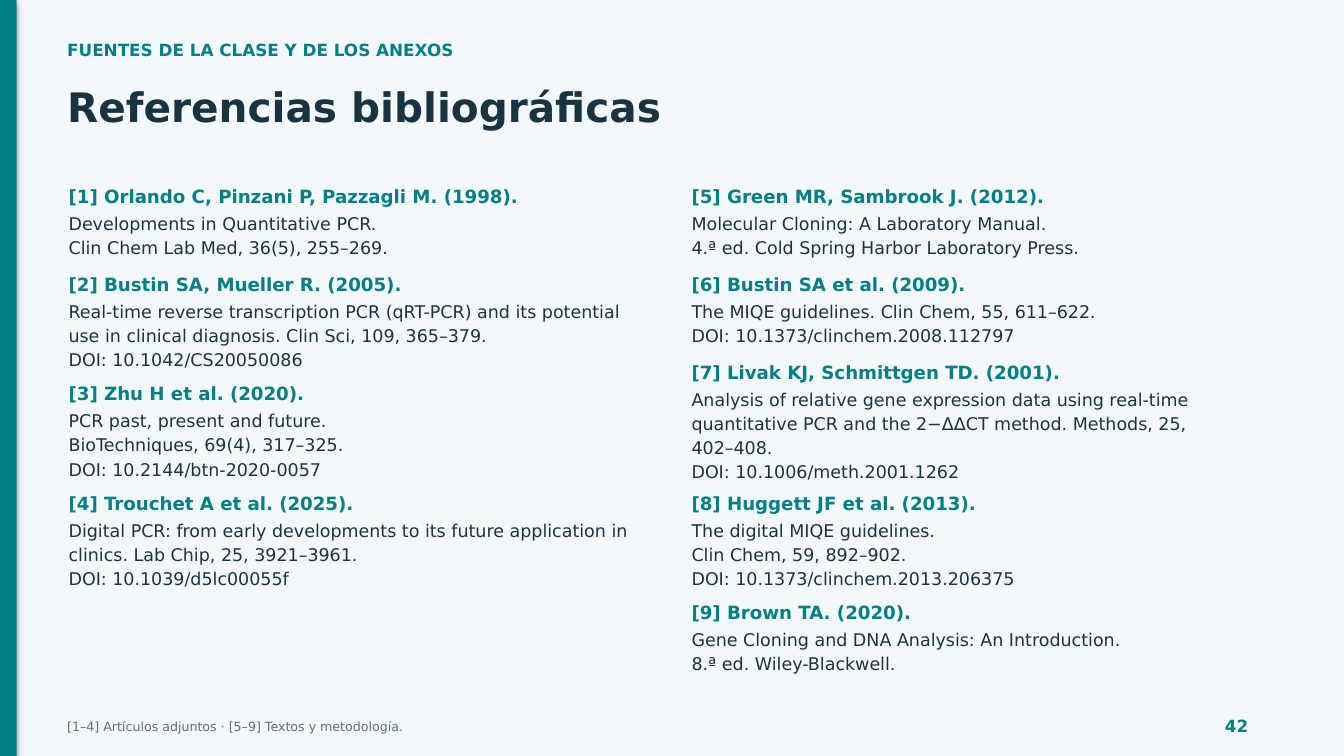
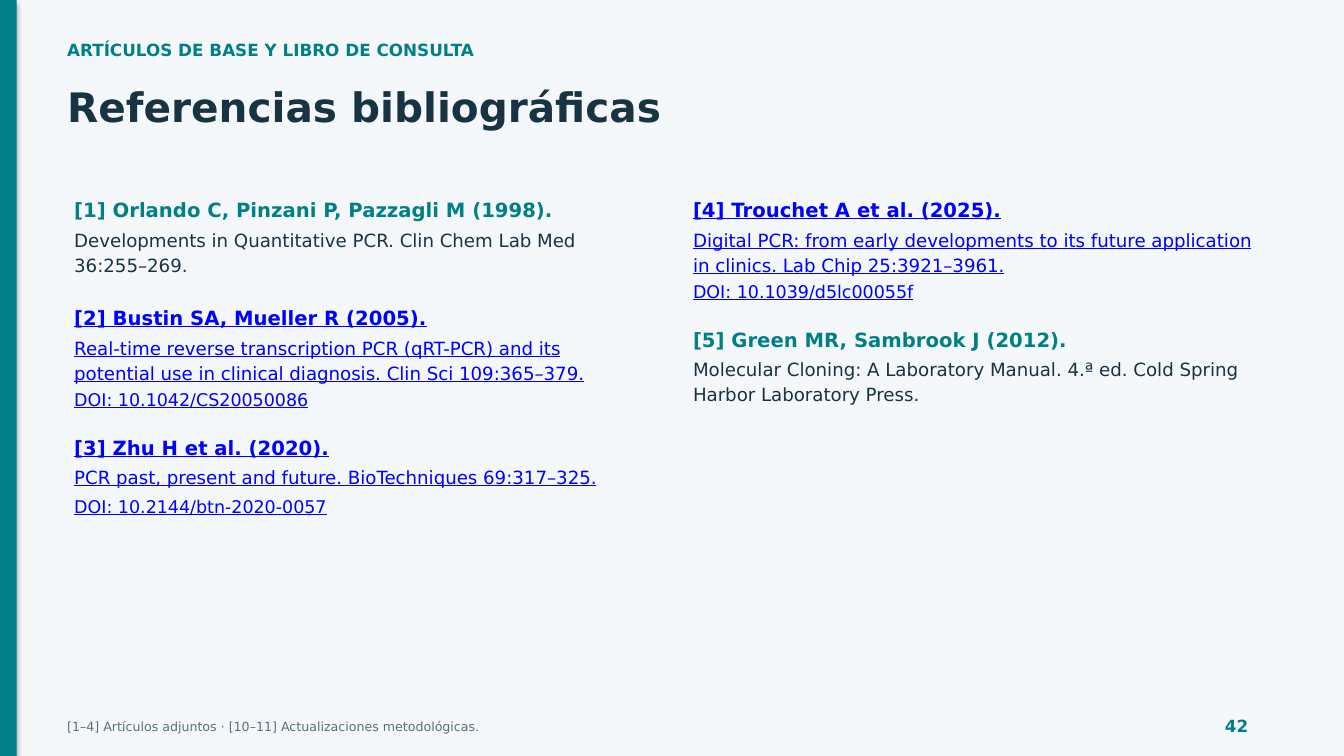
Before and after one commit to espinemilia02-design/Clases2026, a slide deck: slide 42 of pcr_comparada_40min/PCR_40min_con_anexos.pptx. Drawn at 1344x756 pixels with LibreOffice and Linux fonts; fonts in the diff are those of the drawing. Boxes give left, top, right and bottom in pixels: in the first picture for what was removed or moved away, otherwise in the second. Text is boxed around its words. In the diff, an @@ line names an element or a change of style, - is before the commit and + after.

Commit message:
Rehacer la clase de PCR con caso conductor, señales fluorescentes y cálculos guiados

```diff
--- a/pcr_comparada_40min/PCR_40min_con_anexos.pptx
+++ b/pcr_comparada_40min/PCR_40min_con_anexos.pptx
@@ text at [67, 43, 474, 57]: text changed @@
-FUENTES DE LA CLASE Y DE LOS ANEXOS
+ARTÍCULOS DE BASE Y LIBRO DE CONSULTA
@@ text at [74, 202, 552, 222]: text changed; size 13 to 14 pt @@
-[1] Orlando C, Pinzani P, Pazzagli M. (1998).
+[1] Orlando C, Pinzani P, Pazzagli M (1998).
@@ text "[4] Trouchet A et al. ..." at [693, 202, 1001, 220]: size 13 to 14 pt, text colour #007F86 to #0000FF, underline on @@
@@ text "[4] Trouchet A et al. ...": place and size @@
-text "[4] Trouchet A et al. ..." at [69, 496, 353, 513]
+text "[4] Trouchet A et al. ..." at [693, 202, 1001, 220]
@@ text at [74, 233, 575, 273]: text changed; size 12.5 to 13 pt @@
-Developments in Quantitative PCR.
-Clin Chem Lab Med, 36(5), 255–269.
+Developments in Quantitative PCR. Clin Chem Lab Med
+36:255–269.
@@ text added at [693, 233, 1251, 276], 13 pt, text #0000FF, underline @@
+Digital PCR: from early developments to its future application
+in clinics. Lab Chip 25:3921–3961.
@@ text at [693, 284, 914, 300]: text changed; size 13 to 12.5 pt; text colour #007F86 to #0000FF; bold off @@
-[6] Bustin SA et al. (2009).
+DOI: 10.1039/d5lc00055f
@@ text at [74, 310, 426, 331]: text changed; size 13 to 14 pt; text colour #007F86 to #0000FF @@
-[2] Bustin SA, Mueller R. (2005).
+[2] Bustin SA, Mueller R (2005).
@@ text removed at [692, 304, 1096, 344] @@
-The MIQE guidelines. Clin Chem, 55, 611–622.
-DOI: 10.1373/clinchem.2008.112797
@@ text at [74, 341, 584, 384]: text changed; size 12.5 to 13 pt; text colour #183443 to #0000FF @@
-Real-time reverse transcription PCR (qRT-PCR) and its potential
-use in clinical diagnosis. Clin Sci, 109, 365–379.
-DOI: 10.1042/CS20050086
+Real-time reverse transcription PCR (qRT-PCR) and its
+potential use in clinical diagnosis. Clin Sci 109:365–379.
@@ text at [693, 331, 1067, 352]: text changed; size 13 to 14 pt @@
-[5] Green MR, Sambrook J. (2012).
+[5] Green MR, Sambrook J (2012).
@@ text removed at [692, 365, 1060, 383] @@
-[7] Livak KJ, Schmittgen TD. (2001).
@@ text at [693, 362, 1239, 405]: text changed; size 12.5 to 13 pt @@
-Molecular Cloning: A Laboratory Manual.
-4.ª ed. Cold Spring Harbor Laboratory Press.
+Molecular Cloning: A Laboratory Manual. 4.ª ed. Cold Spring
+Harbor Laboratory Press.
@@ text added at [74, 393, 308, 408], 12.5 pt, text #0000FF, underline @@
+DOI: 10.1042/CS20050086
@@ text removed at [692, 392, 1188, 480] @@
-Analysis of relative gene expression data using real-time
-quantitative PCR and the 2−ΔΔCT method. Methods, 25,
-402–408.
-DOI: 10.1006/meth.2001.1262
@@ text "[3] Zhu H et al. ...": place and size @@
-text "[3] Zhu H et al. ..." at [69, 386, 304, 403]
+text "[3] Zhu H et al. ..." at [74, 440, 329, 458]
@@ text "[3] Zhu H et al. ..." at [74, 440, 329, 458]: size 13 to 14 pt, text colour #007F86 to #0000FF, underline on @@
@@ text at [74, 470, 596, 488]: text changed; size 12.5 to 13 pt; text colour #183443 to #0000FF @@
-PCR past, present and future.
-BioTechniques, 69(4), 317–325.
-DOI: 10.2144/btn-2020-0057
+PCR past, present and future. BioTechniques 69:317–325.
@@ text at [74, 499, 327, 515]: text changed; text colour #183443 to #0000FF @@
-Digital PCR: from early developments to its future application in
-clinics. Lab Chip, 25, 3921–3961.
-DOI: 10.1039/d5lc00055f
+DOI: 10.2144/btn-2020-0057
@@ text removed at [692, 496, 976, 514] @@
-[8] Huggett JF et al. (2013).
@@ text removed at [692, 523, 1014, 587] @@
-The digital MIQE guidelines.
-Clin Chem, 59, 892–902.
-DOI: 10.1373/clinchem.2013.206375
@@ text removed at [692, 605, 911, 622] @@
-[9] Brown TA. (2020).
@@ text removed at [692, 632, 1120, 674] @@
-Gene Cloning and DNA Analysis: An Introduction.
-8.ª ed. Wiley-Blackwell.
@@ text at [67, 721, 479, 734]: text changed @@
-[1–4] Artículos adjuntos · [5–9] Textos y metodología.
+[1–4] Artículos adjuntos · [10–11] Actualizaciones metodológicas.
```
Also in this commit, not shown: 9 other slides changed, 10 slides added, 9 slides removed, 4 other files.
